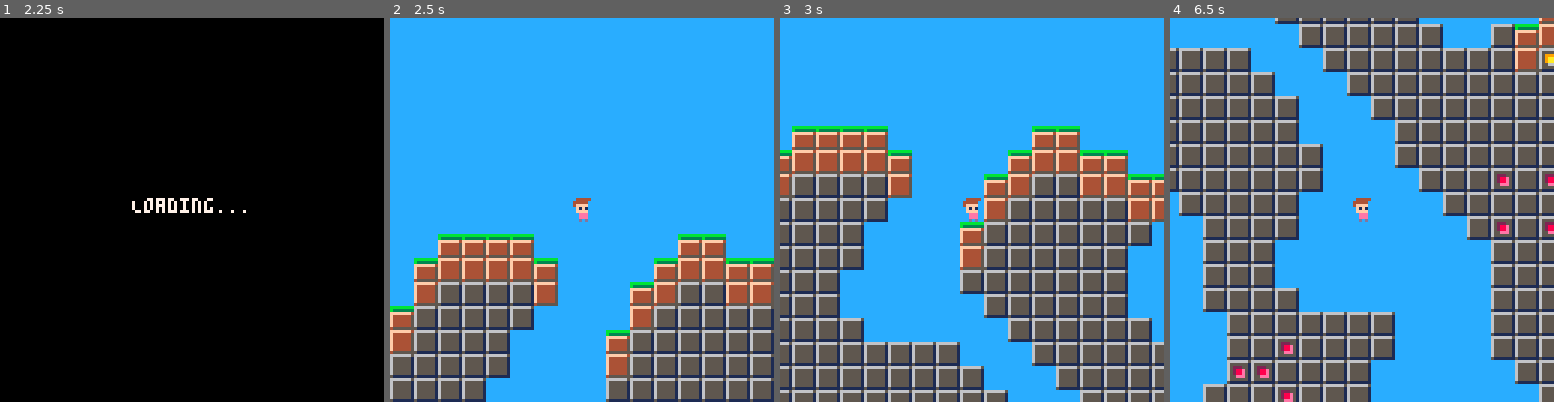
Above: before the commit, frames 1-4 (left to right).
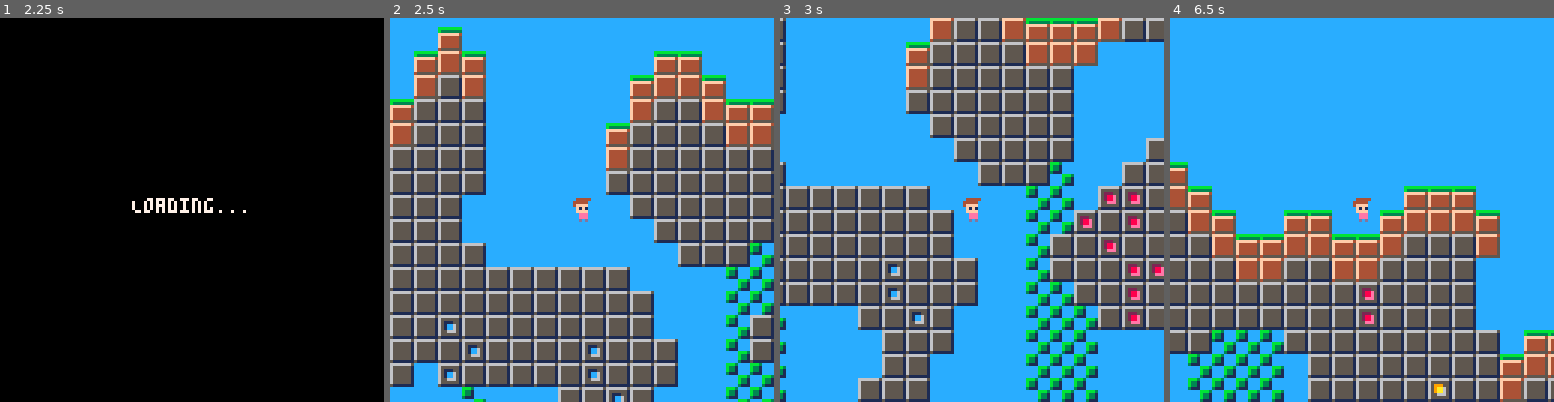
Above: after the commit, the same moments.

Repository: Kataman7/SilentOrBoom
Game: PICO-8 cartridge game.p8
The game is run twice, just before and just after one commit, with the same random seed, the same clock (stepped at 60 frames per second) and the same inputs.
Inputs:
- Up to frame 1 (2.25 s): hold Right 1.6-2.1 s; hold Up from 2.15 s (still down)
- Up to frame 2 (2.5 s): release Up at 2.42 s; hold Right from 2.47 s (still down)
- Up to frame 3 (3 s): keep holding Right
- Up to frame 4 (6.5 s): release Right at 3.03 s; hold Left 3.08-3.58 s; hold Right 4.02-4.68 s; hold Up 4.73-5.03 s; hold Left 5.08-5.68 s; hold Right from 6.08 s (still down)

Frame 1 is identical in both runs. In frame 2, 61% of the frame differs, in the area x 0-100%, y 2-100%; in frame 3, 70%; in frame 4, 80%, in the area x 0-100%, y 0-100%.

Commit message:
Adjust cave generation parameters and add vine generation functionality

Diff:
--- a/worldGenerator.lua
+++ b/worldGenerator.lua
@@ -95,7 +95,7 @@
 function generate_cave()
     local livingTile = 51
     local deadTile = 0
-    random_initialization(0.55, livingTile, deadTile)
+    random_initialization(0.53, livingTile, deadTile)
     for i = 1, 5 do
         next_cave_generation(livingTile, deadTile)
     end
@@ -115,4 +115,23 @@
     generate_mineral(54, 0.1)
     generate_mineral(55, 0.1)
     generate_mineral(34, 0.1)
+    vine_generation()
 end
+
+function vine_generation()
+    for i = 1, 128 do
+        for j = 2, 32 do
+            if (mget(i, j) == 0) then
+                if (mget(i, j-1) == 51) then
+                    if (rnd(1) < 0.2) then
+                        local k = j
+                        while (mget(i, k) == 0 and k < 32) do
+                            mset(i, k, 53)
+                            k+=1
+                        end
+                    end
+                end
+            end
+        end
+    end
+end
